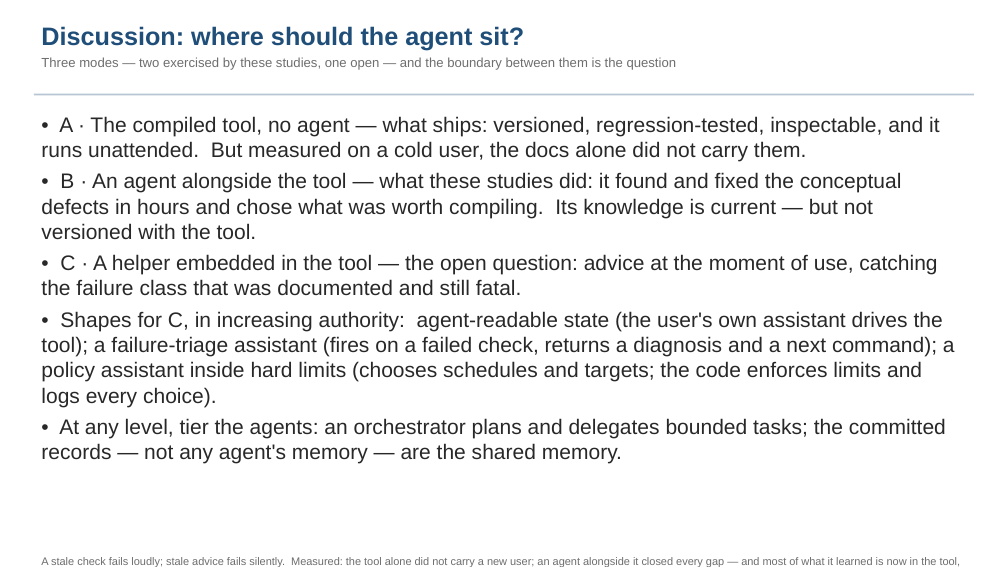
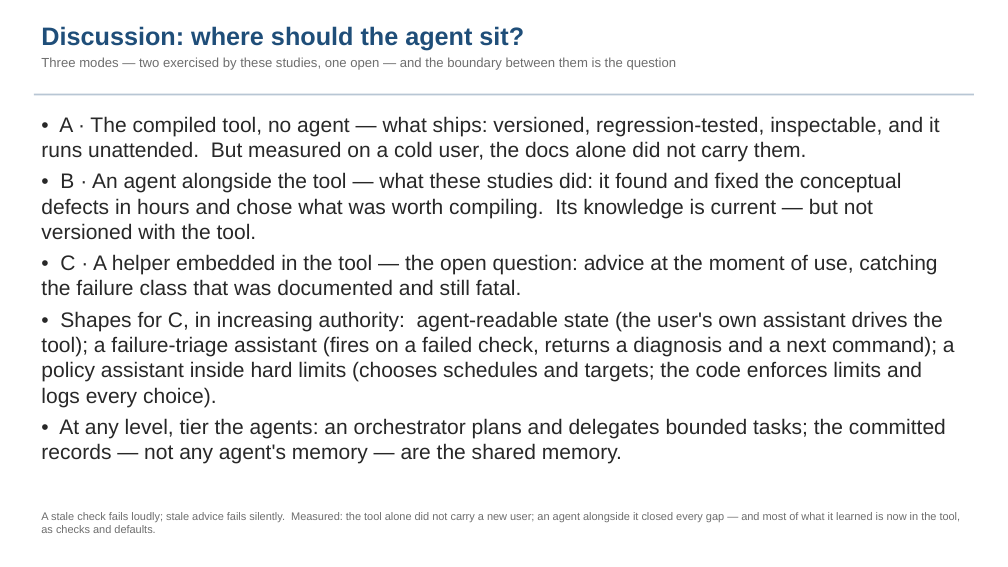
Before and after one commit to nasa-jpl/macos, a slide deck: slide 32 of demo_session/baseline_pass3.pptx. Drawn at 1008x567 pixels with LibreOffice and Linux fonts; fonts in the diff are those of the drawing. Boxes give left, top, right and bottom in pixels: in the first picture for what was removed or moved away, otherwise in the second. Text is boxed around its words. In the diff, an @@ line names an element or a change of style, - is before the commit and + after.

```diff
--- a/demo_session/baseline_pass3.pptx
+++ b/demo_session/baseline_pass3.pptx
@@ text "A stale check fails loudly; ..." rewrapped from [41,557,961,567] to [41,512,961,533] @@
```
Also in this commit, not shown: 5 other slides changed, 5 other files.
